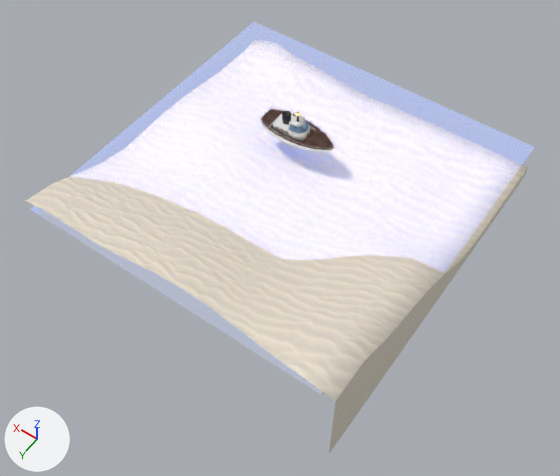
The Blender file assets/blender_water_simulation.blend: old version first, new version second.
Both versions are drawn from a camera (50 mm lens) standing at (-17.5, 25.6, 35.1) and looking at (-1.3, 2.9, -0.6). Every picture has the same lights, and +X, +Y and +Z are marked at lower left.

Objects in the first picture: 'Sand', 'Ship', 'Water'.
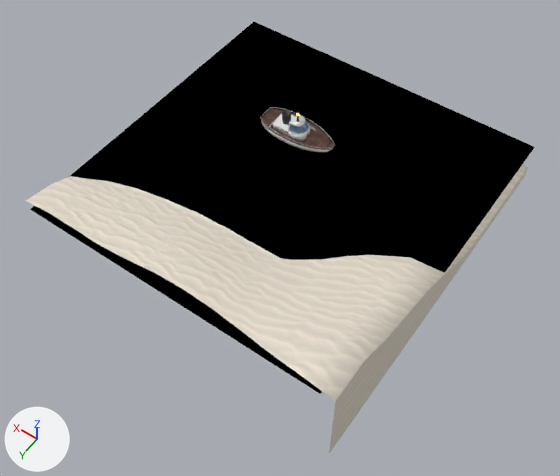
Boxes (x1, y1, x2, y2) around the edits, measured in the pictures (560 x 476 px):
'Water', recoloured (white to black)
    both: (30, 22, 534, 394)

The change, as a list of edits to the scene's bpy script:
```text
Change mat_water:
    remove # nodes: AddShader, BsdfPrincipled, BsdfTransparent, Math, OutputMaterial, TexNoise
    remove # colours: blue #0661e7
    nodes: AddShader, BsdfPrincipled, BsdfTransparent x2, LightPath, Math, MixShader, OutputMaterial, TexNoise
    colours: blue #0661e7, dark blue #030351
```
